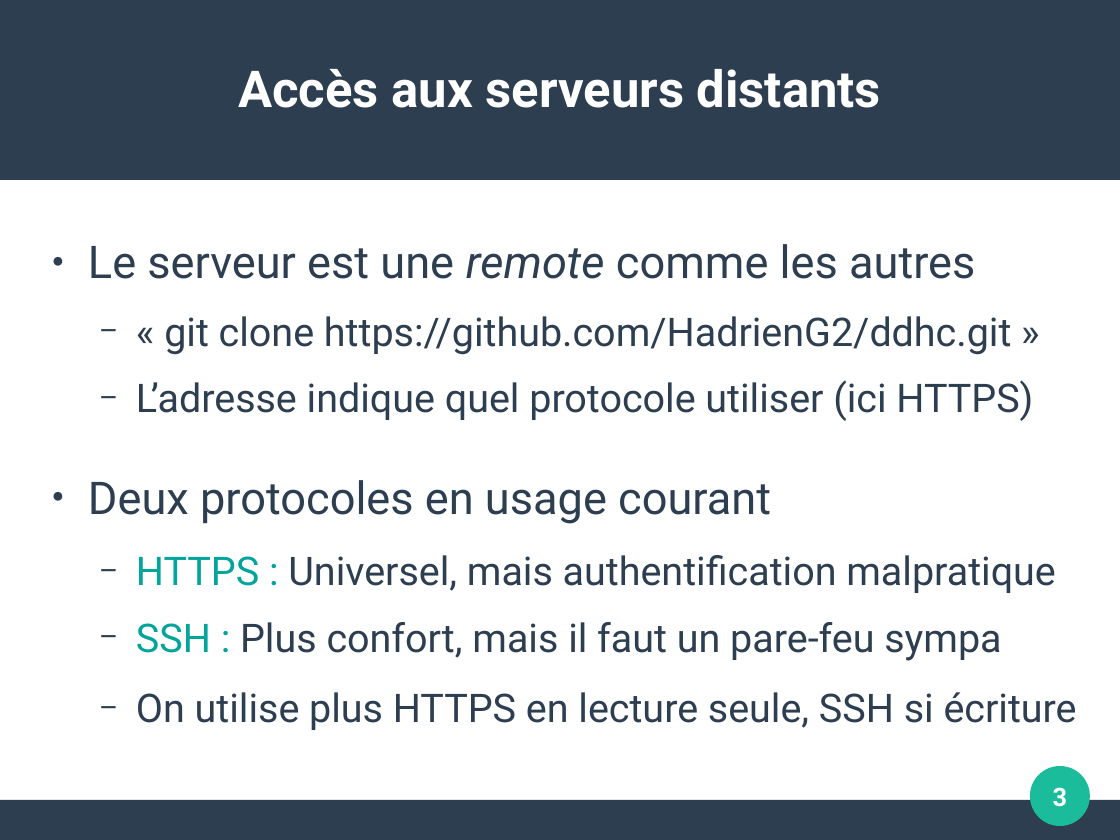
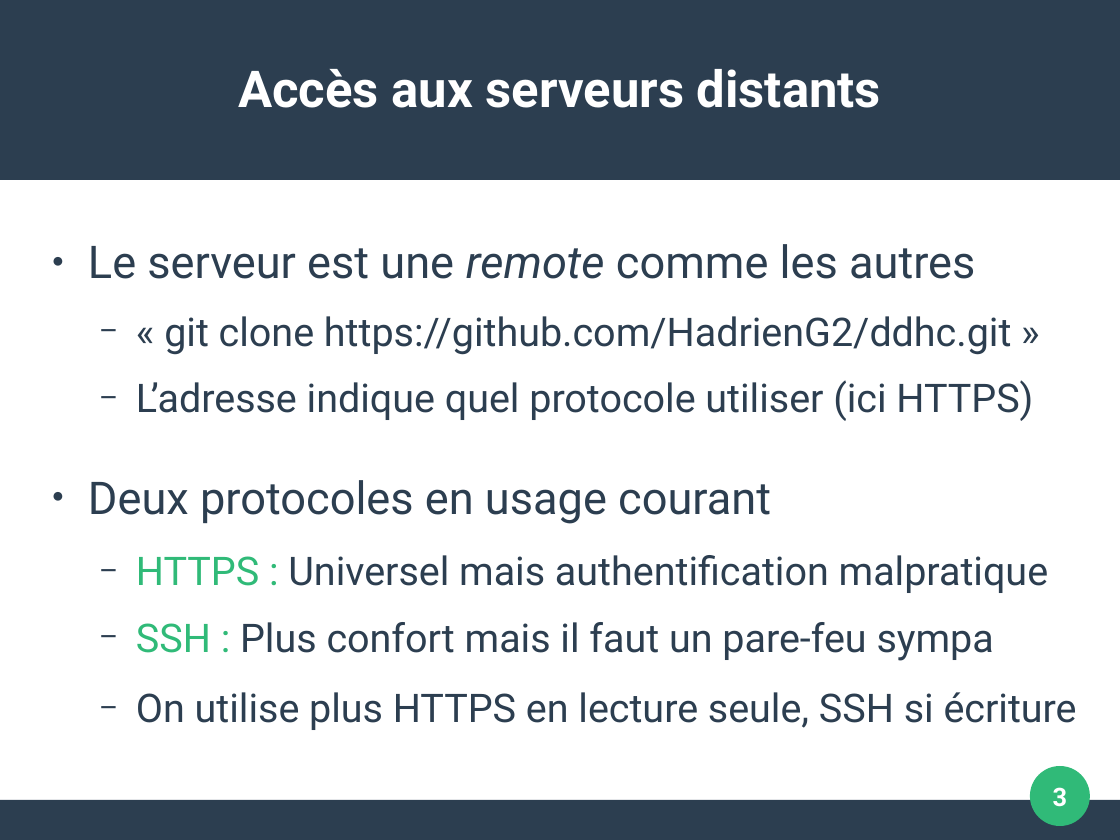
Before and after one commit to pushou/formation-git, a slide deck: slide 3 of Pres5-Reseau.odp. Drawn at 1120x840 pixels with LibreOffice and Linux fonts; fonts in the diff are those of the drawing. Boxes give left, top, right and bottom in pixels: in the first picture for what was removed or moved away, otherwise in the second. Text is boxed around its words. In the diff, an @@ line names an element or a change of style, - is before the commit and + after.

```diff
--- a/Pres5-Reseau.odp
+++ b/Pres5-Reseau.odp
@@ text at (136,555,1049,661): text changed @@
-  − HTTPS : Universel, mais authentification malpratique
-  − SSH : Plus confort, mais il faut un pare-feu sympa
+  − HTTPS : Universel mais authentification malpratique
+  − SSH : Plus confort mais il faut un pare-feu sympa
@@ ellipse at (1031,766,1091,826): fill #1ABC9C to #30BA78 @@
```
Also in this commit, not shown: 9 other slides changed, 8 slides added, 6 other files.
